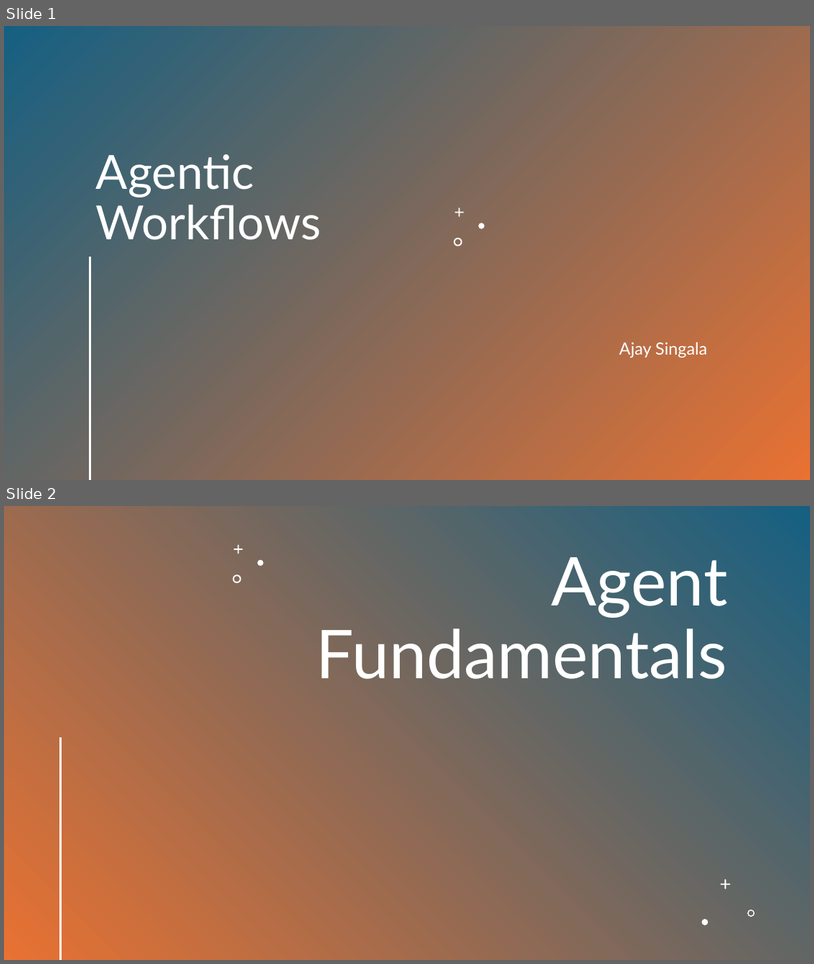
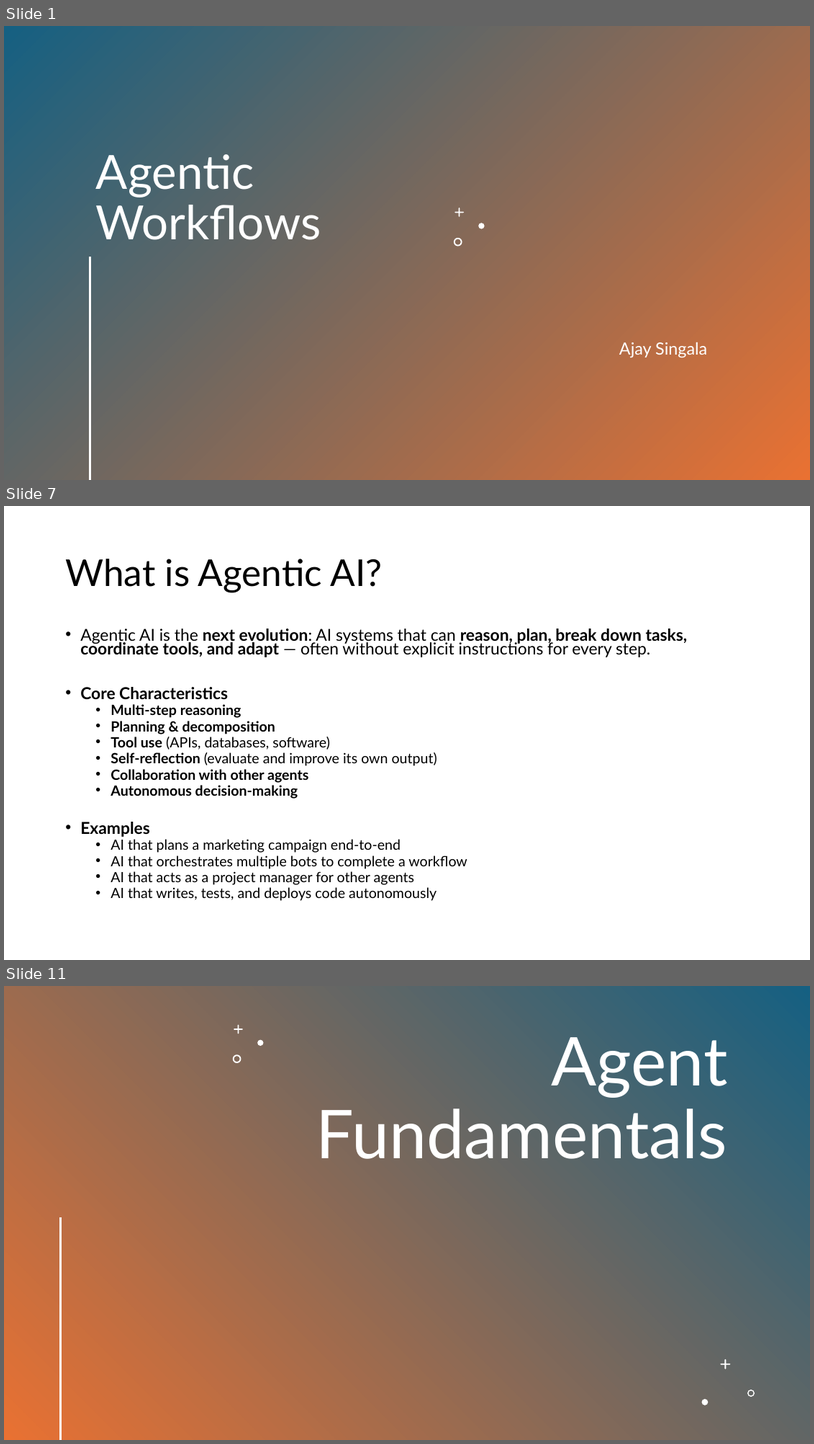
Before and after one commit to AjaySingala/ajs_walmart_apr2026_hol_day04, a slide deck: docs/Agentic Workflow.pptx. Shown one above the other, each under a label of ours: slides 1 and 2 before the commit, slides 1, 7 and 11 after it; the slides between them are not shown. The pictures are 814x964 and 814x1444 pixels, drawn with LibreOffice and Linux fonts; fonts in the diff are those of the drawing. Boxes give left, top, right and bottom in pixels: in the first picture for what was removed or moved away, otherwise in the second. Text is boxed around its words. In the diff, an @@ line names an element or a change of style, - is before the commit and + after.

Commit message:
agents vs agentic ai

```diff
--- a/docs/Agentic Workflow.pptx
+++ b/docs/Agentic Workflow.pptx
@@ slide 7 added at <box>4,506,810,960</box>, background #FFFFFF @@
@@ title added at <box>65,559,383,592</box>, 44 pt, text #000000 @@
+What is Agentic AI?
@@ text added at <box>80,628,688,901</box>, 16.8 pt, text #000000 @@
+• Agentic AI is the next evolution: AI systems that can reason, plan, break down tasks, coordinate tools, and adapt — often without explicit instructions for every step.
+• Core Characteristics
+  • Multi-step reasoning
+  • Planning & decomposition
+  • Tool use (APIs, databases, software)
+  • Self-reflection (evaluate and improve its own output)
+  • Collaboration with other agents
+  • Autonomous decision-making
+• Examples
+  • AI that plans a marketing campaign end-to-end
+  • AI that orchestrates multiple bots to complete a workflow
+  • AI that acts as a project manager for other agents
+  • AI that writes, tests, and deploys code autonomously
@@ what was slide 2 is now slide 11 @@
```
Also in this commit, not shown: 8 other slides added.
